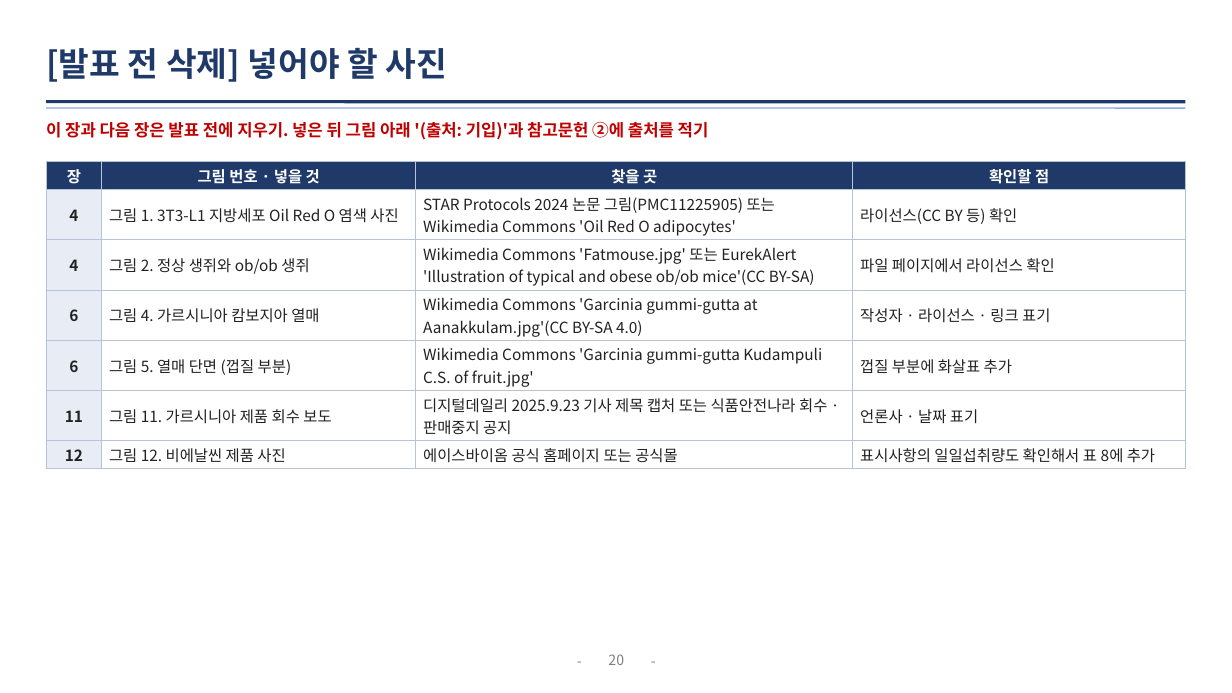
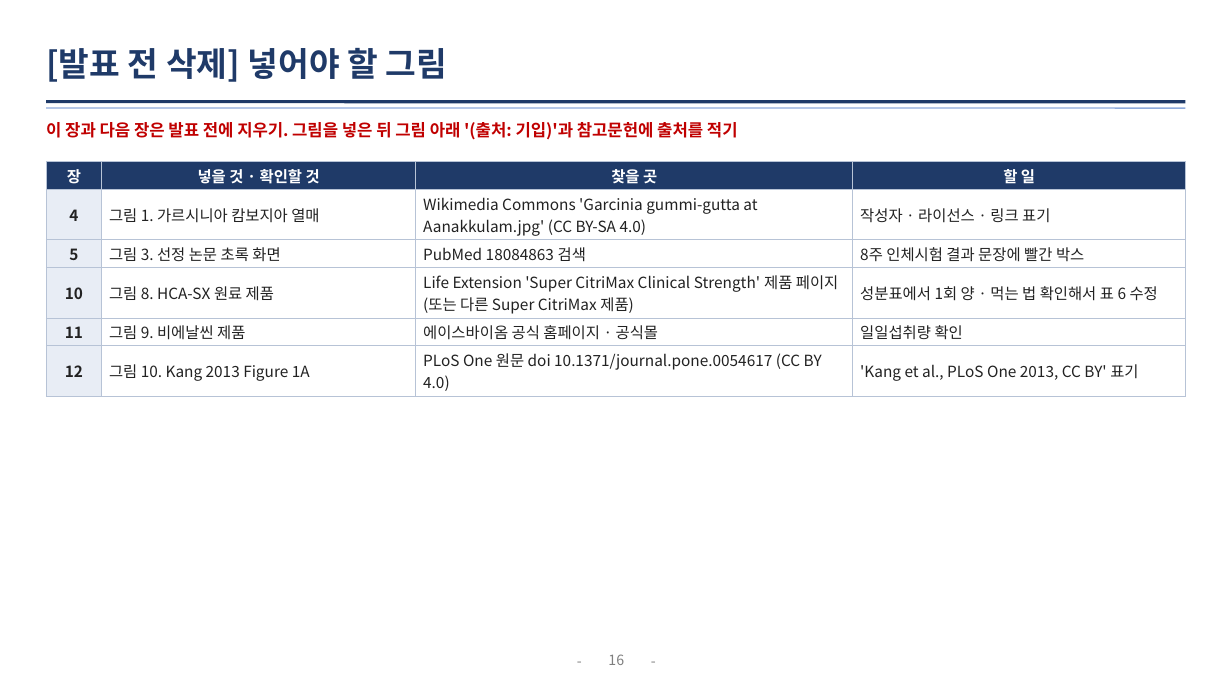
Before and after one commit to logvinca99-cell/logvinca, a slide deck: slide 16 of 발표자료/체중조절_발표_기능성식품학.pptx (slide 20 before the commit). Drawn at 1232x693 pixels with LibreOffice and Linux fonts; fonts in the diff are those of the drawing. Boxes give left, top, right and bottom in pixels: in the first picture for what was removed or moved away, otherwise in the second. Text is boxed around its words. In the diff, an @@ line names an element or a change of style, - is before the commit and + after.

```diff
--- a/발표자료/체중조절_발표_기능성식품학.pptx
+++ b/발표자료/체중조절_발표_기능성식품학.pptx
@@ title at (46,48,447,82): text changed @@
-[발표 전 삭제] 넣어야 할 사진
+[발표 전 삭제] 넣어야 할 그림
@@ text at (46,122,738,140): text changed @@
-이 장과 다음 장은 발표 전에 지우기. 넣은 뒤 그림 아래 '(출처: 기입)'과 참고문헌 ②에 출처를 적기
+이 장과 다음 장은 발표 전에 지우기. 그림을 넣은 뒤 그림 아래 '(출처: 기입)'과 참고문헌에 출처를 적기
@@ table at (46,162,1186,395) @@
-row 1: 장 | 그림 번호 · 넣을 것 | 찾을 곳 | 확인할 점
-row 2: 4 | 그림 1. 3T3-L1 지방세포 Oil Red O 염색 사진 | STAR Protocols 2024 논문 그림(PMC11225905) 또는 Wikimedia Commons 'Oil Red O adipocytes' | 라이선스(CC BY 등) 확인
-row 3: 4 | 그림 2. 정상 생쥐와 ob/ob 생쥐 | Wikimedia Commons 'Fatmouse.jpg' 또는 EurekAlert 'Illustration of typical and obese ob/ob mice'(CC BY-SA) | 파일 페이지에서 라이선스 확인
-row 4: 6 | 그림 4. 가르시니아 캄보지아 열매 | Wikimedia Commons 'Garcinia gummi-gutta at Aanakkulam.jpg'(CC BY-SA 4.0) | 작성자 · 라이선스 · 링크 표기
-row 5: 6 | 그림 5. 열매 단면 (껍질 부분) | Wikimedia Commons 'Garcinia gummi-gutta Kudampuli C.S. of fruit.jpg' | 껍질 부분에 화살표 추가
-row 6: 11 | 그림 11. 가르시니아 제품 회수 보도 | 디지털데일리 2025.9.23 기사 제목 캡처 또는 식품안전나라 회수 · 판매중지 공지 | 언론사 · 날짜 표기
-row 7: 12 | 그림 12. 비에날씬 제품 사진 | 에이스바이옴 공식 홈페이지 또는 공식몰 | 표시사항의 일일섭취량도 확인해서 표 8에 추가
+row 1: 장 | 넣을 것 · 확인할 것 | 찾을 곳 | 할 일
+row 2: 4 | 그림 1. 가르시니아 캄보지아 열매 | Wikimedia Commons 'Garcinia gummi-gutta at Aanakkulam.jpg' (CC BY-SA 4.0) | 작성자 · 라이선스 · 링크 표기
+row 3: 5 | 그림 3. 선정 논문 초록 화면 | PubMed 18084863 검색 | 8주 인체시험 결과 문장에 빨간 박스
+row 4: 10 | 그림 8. HCA-SX 원료 제품 | Life Extension 'Super CitriMax Clinical Strength' 제품 페이지 (또는 다른 Super CitriMax 제품) | 성분표에서 1회 양 · 먹는 법 확인해서 표 6 수정
+row 5: 11 | 그림 9. 비에날씬 제품 | 에이스바이옴 공식 홈페이지 · 공식몰 | 일일섭취량 확인
+row 6: 12 | 그림 10. Kang 2013 Figure 1A | PLoS One 원문 doi 10.1371/journal.pone.0054617 (CC BY 4.0) | 'Kang et al., PLoS One 2013, CC BY' 표기
@@ page number at (608,654,624,665): text changed @@
-20
+16
```
Also in this commit, not shown: 10 other slides changed, 5 slides added, 9 slides removed.
